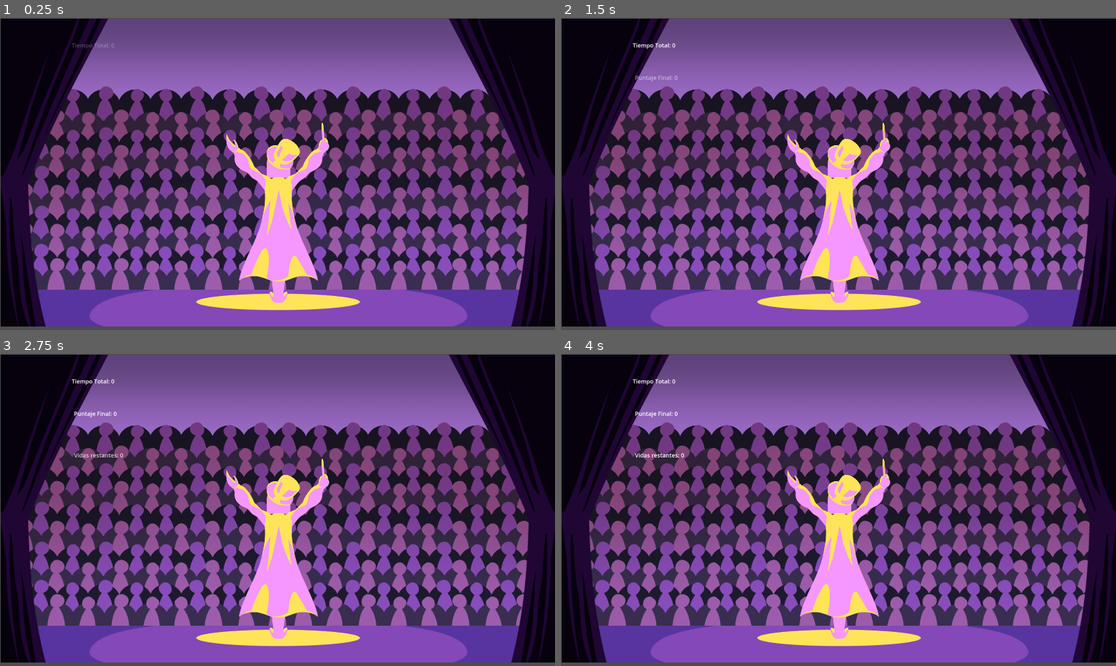
Above: before the commit, frames 1-4 (two rows, left to right).
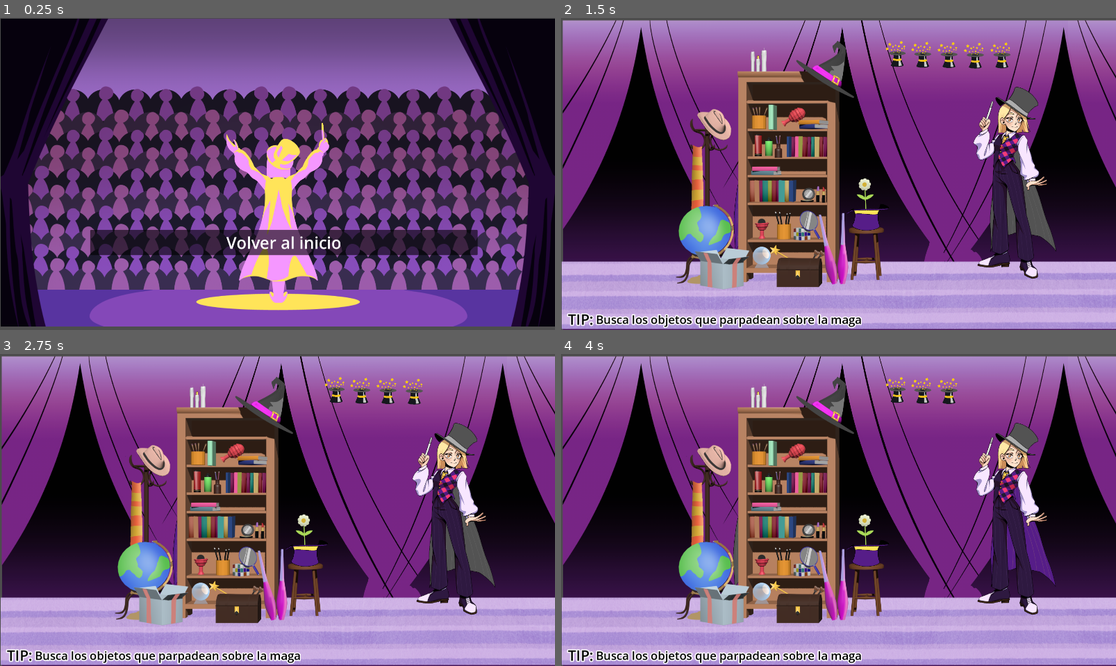
Above: after the commit, the same moments.

Repository: Duk3nd3/bjm2025
Game: Godot game, scene res://Escenas/ganaste.tscn
Two runs of this game, one before a commit and one after it. Both use one fixed random seed, a clock stepped at 60 frames per second and the inputs below. This scene is started directly instead of the project's main scene.
Inputs (mouse positions are in pixels of both pictures, inside the frame that each line leads up to):
- Up to frame 1 (0.25 s): no input
- Up to frame 2 (1.5 s): click (844, 242) at 0.5 s, where only the run after the commit has a clickable "Volver al inicio"; click (810, 211) at 1.25 s, where only the run after the commit has a clickable "JUGAR"
- Up to frame 3 (2.75 s): tap Enter at 2 s; move the mouse to (399, 494) at 2.02 s; click (399, 494) at 2.17 s
- Up to frame 4 (4 s): tap Space at 2.75 s; move the mouse to (727, 525) at 2.77 s; click (727, 525) at 2.92 s; tap Enter at 3.5 s; move the mouse to (894, 441) at 3.52 s; click (894, 441) at 3.67 s

The runs differ from the first frame. In frame 1, 5.7% of the frame differs, in the area x 13-87%, y 8-77%; in frame 2, 91%, in the area x 0-100%, y 0-100%; in frame 3, 91%; in frame 4, 91%.

Commit message:
Arreglos sobre las escenas ganaste y perdiste

Diff:
--- a/point-and-click/Escenas/Perdiste.tscn
+++ b/point-and-click/Escenas/Perdiste.tscn
@@ -1,7 +1,13 @@
-[gd_scene load_steps=3 format=3 uid="uid://be2wrmqm4l5xo"]
+[gd_scene load_steps=4 format=3 uid="uid://be2wrmqm4l5xo"]
 
 [ext_resource type="Script" uid="uid://bwxmxc0gwjmow" path="res://Scripts/perdiste.gd" id="1_7jrqc"]
 [ext_resource type="Texture2D" uid="uid://brnfiiiyvhfja" path="res://Assets/FONDOS/FAILED/FONDO PERDER.png" id="2_7jrqc"]
+
+[sub_resource type="LabelSettings" id="LabelSettings_7jrqc"]
+font_size = 80
+font_color = Color(0, 0, 0, 1)
+outline_size = 20
+stacked_outline_count = 1
 
 [node name="Perdiste" type="Node2D"]
 position = Vector2(10, 0)
@@ -13,17 +19,26 @@
 texture = ExtResource("2_7jrqc")
 
 [node name="Label" type="Label" parent="Derrota"]
-offset_left = -248.0
-offset_top = -88.0
-offset_right = 262.0
-offset_bottom = 36.0
-theme_override_font_sizes/font_size = 90
-text = "PERDISTE =("
+offset_left = -393.0
+offset_top = -253.29282
+offset_right = 426.0
+offset_bottom = -129.29282
+theme_override_colors/font_color = Color(1, 1, 1, 1)
+theme_override_colors/font_outline_color = Color(0, 0, 0, 1)
+theme_override_constants/outline_size = 40
+theme_override_font_sizes/font_size = 101
+text = "TU PUBLICO SE HA IDO"
+label_settings = SubResource("LabelSettings_7jrqc")
+horizontal_alignment = 1
 
 [node name="Button_Volver" type="Button" parent="."]
-visible = false
-offset_left = 1088.0
-offset_top = 32.0
-offset_right = 1125.0
-offset_bottom = 65.0
-text = "II"
+offset_left = 750.0
+offset_top = 999.0
+offset_right = 1167.0
+offset_bottom = 1072.0
+theme_override_colors/font_hover_color = Color(0, 0, 0, 1)
+theme_override_colors/font_outline_color = Color(0, 0, 0, 1)
+theme_override_font_sizes/font_size = 50
+toggle_mode = true
+action_mode = 0
+text = "VOLVER A JUGAR"
--- a/point-and-click/Escenas/gameplay.tscn
+++ b/point-and-click/Escenas/gameplay.tscn
@@ -126,3 +126,25 @@
 position = Vector2(1132, -44.999924)
 scale = Vector2(0.2, 0.2)
 texture = ExtResource("8_suyv4")
+
+[node name="tip" type="Label" parent="."]
+offset_left = -364.0
+offset_top = 794.0
+offset_right = 757.0
+offset_bottom = 846.0
+theme_override_colors/font_color = Color(0, 0, 0, 1)
+theme_override_colors/font_outline_color = Color(1, 1, 1, 1)
+theme_override_constants/outline_size = 15
+theme_override_font_sizes/font_size = 50
+text = "TIP: "
+
+[node name="frase" type="Label" parent="."]
+offset_left = -267.0
+offset_top = 802.0
+offset_right = 773.0
+offset_bottom = 854.0
+theme_override_colors/font_color = Color(0, 0, 0, 1)
+theme_override_colors/font_outline_color = Color(1, 1, 1, 1)
+theme_override_constants/outline_size = 15
+theme_override_font_sizes/font_size = 40
+text = "Busca los objetos que parpadean sobre la maga"
--- a/point-and-click/Escenas/ganaste.tscn
+++ b/point-and-click/Escenas/ganaste.tscn
@@ -3,7 +3,9 @@
 [ext_resource type="Script" uid="uid://d1o657genxv7l" path="res://Scripts/ganaste.gd" id="1_y31e3"]
 [ext_resource type="Texture2D" uid="uid://elgu0inpypll" path="res://Assets/FONDOS/WIN/FONDO GANAR.png" id="2_y31e3"]
 
-[node name="Ganaste" type="Node2D"]
+[node name="Ganaste" type="Control"]
+layout_mode = 3
+anchors_preset = 0
 script = ExtResource("1_y31e3")
 
 [node name="Victoria" type="Sprite2D" parent="."]
@@ -11,37 +13,62 @@
 scale = Vector2(1, 0.987)
 texture = ExtResource("2_y31e3")
 
-[node name="Button_Volver" type="Button" parent="."]
-visible = false
-offset_left = 1088.0
-offset_top = 32.0
-offset_right = 1125.0
-offset_bottom = 65.0
-text = "II"
+[node name="ContenedorPrincipal" type="VBoxContainer" parent="."]
+layout_mode = 1
+anchors_preset = 8
+anchor_left = 0.5
+anchor_top = 0.5
+anchor_right = 0.5
+anchor_bottom = 0.5
+offset_left = 384.0
+offset_top = 207.99997
+offset_right = 1421.0
+offset_bottom = 809.0
+grow_horizontal = 2
+grow_vertical = 2
+scale = Vector2(1.1349325, 1.1349325)
 
-[node name="TiempoLabel" type="Label" parent="."]
-offset_left = 248.0
-offset_top = 80.0
-offset_right = 320.0
-offset_bottom = 128.0
-theme_override_font_sizes/font_size = 20
+[node name="TituloLabel" type="Label" parent="ContenedorPrincipal"]
+layout_mode = 2
+theme_override_colors/font_color = Color(1, 1, 1, 1)
+theme_override_colors/font_outline_color = Color(0, 0, 0, 1)
+theme_override_constants/outline_size = 40
+theme_override_font_sizes/font_size = 101
+text = "¡FELICIDADES, GANASTE!"
+
+[node name="TiempoLabel" type="Label" parent="ContenedorPrincipal"]
+layout_mode = 2
+theme_override_colors/font_color = Color(1, 1, 1, 1)
+theme_override_colors/font_outline_color = Color(0, 0, 0, 1)
+theme_override_constants/outline_size = 40
+theme_override_font_sizes/font_size = 75
 text = "1ro"
 horizontal_alignment = 1
 
-[node name="PuntajeLabel" type="Label" parent="."]
-offset_left = 256.0
-offset_top = 192.0
-offset_right = 320.0
-offset_bottom = 256.0
-theme_override_font_sizes/font_size = 20
+[node name="PuntajeLabel" type="Label" parent="ContenedorPrincipal"]
+layout_mode = 2
+theme_override_colors/font_color = Color(1, 1, 1, 1)
+theme_override_colors/font_outline_color = Color(0, 0, 0, 1)
+theme_override_constants/outline_size = 40
+theme_override_font_sizes/font_size = 75
 text = "2do"
 horizontal_alignment = 1
 
-[node name="VidasLabel" type="Label" parent="."]
-offset_left = 256.0
-offset_top = 336.0
-offset_right = 320.0
-offset_bottom = 386.0
-theme_override_font_sizes/font_size = 20
+[node name="VidasLabel" type="Label" parent="ContenedorPrincipal"]
+layout_mode = 2
+theme_override_colors/font_color = Color(1, 1, 1, 1)
+theme_override_colors/font_outline_color = Color(0, 0, 0, 1)
+theme_override_constants/outline_size = 40
+theme_override_font_sizes/font_size = 75
 text = "3ro"
 horizontal_alignment = 1
+
+[node name="Button_Volver" type="Button" parent="ContenedorPrincipal"]
+layout_mode = 2
+theme_override_colors/font_hover_color = Color(0, 0, 0, 1)
+theme_override_colors/font_outline_color = Color(0, 0, 0, 1)
+theme_override_font_sizes/font_size = 50
+toggle_mode = true
+button_pressed = true
+action_mode = 0
+text = "Volver al inicio"
--- a/point-and-click/Scripts/gameplay.gd
+++ b/point-and-click/Scripts/gameplay.gd
@@ -12,9 +12,7 @@
 @onready var lives_container: HBoxContainer = $LivesContainer
 var life_icons: Array[Sprite2D] = []
 
-# Referencias a las cortinas y al poster
-@onready var cortina_izquierda: Sprite2D = $CortinaIzquierda
-@onready var cortina_derecha: Sprite2D = $CortinaDerecha
+# Referencia al poster
 @onready var poster_radagast: Sprite2D = $PosterRadagast
 
 #VARIABLES DE ESTADO DEL JUEGO
@@ -26,17 +24,20 @@
 func _ready():
 	print("Juego iniciado. Tenes 5 vidas.")
 
-	# Preparamos el poster para que aparezca con un efecto de desvanecimiento
+	#Agregamos una comprobacion de seguridad
 	if poster_radagast:
-		poster_radagast.modulate.a = 0.0 # Lo hacemos completamente transparente
-		poster_radagast.visible = true
+		#Preparamos el poster para que aparezca con un efecto de desvanecimiento
+		poster_radagast.modulate.a = 0.0 #Lo hacemos completamente transparente
+		poster_radagast.visible = true #Lo hacemos visible pero invisible (necesario para el tween)
+	else:
+		print("OJO!: El nodo PosterRadagast no fue encontrado en la escena.")
 
 	life_icons.clear()
 	for child in lives_container.get_children():
 		if child is Sprite2D:
 			life_icons.append(child)
 		else:
-			print("ADVERTENCIA: Se encontro un nodo que no es Sprite2D en LivesContainer: ", child.name)
+			print("OJO!: Se encontro un nodo que no es Sprite2D en LivesContainer: ", child.name)
 
 	swap_pairs = [
 		{"main_sprite": galeraColor, "gray_sprite": galeraGris, "can_swap": true},
@@ -49,40 +50,6 @@
 func _process(delta):
 	time += delta
 
-# --- NUEVA FUNCIÓN AUXILIAR PARA DETECCIÓN PRECISA ---
-# Comprueba si un clic del mouse cayó sobre un píxel no transparente de un sprite
-func _is_click_on_sprite(sprite: Sprite2D, mouse_pos: Vector2) -> bool:
-	# 1. Obtenemos la textura del sprite
-	var texture = sprite.texture
-	if not texture:
-		return false # Si no tiene textura, no se puede hacer clic
-
-	# 2. Convertimos la posición global del mouse a coordenadas locales del sprite
-	var local_pos = sprite.to_local(mouse_pos)
-
-	# 3. Obtenemos el rectángulo del sprite para comprobar los límites
-	var rect = sprite.get_rect()
-
-	# 4. Si el clic está fuera del rectángulo del sprite, devolvemos falso
-	if not rect.has_point(local_pos):
-		return false
-
-	# 5. Obtenemos la imagen de la textura
-	var image = texture.get_image()
-
-	# 6. Convertimos las coordenadas locales a coordenadas de píxel en la imagen
-	var pixel_coords = Vector2i(
-		int(local_pos.x / rect.size.x * image.get_width()),
-		int(local_pos.y / rect.size.y * image.get_height())
-	)
-
-	# 7. Obtenemos el color del píxel en esas coordenadas
-	var pixel_color = image.get_pixel(pixel_coords.x, pixel_coords.y)
-
-	# 8. Devolvemos verdadero solo si el píxel no es transparente (alfa > 0)
-	return pixel_color.a > 0.1 # Usamos un pequeño umbral por si acaso
-
-# --- FUNCIÓN _unhandled_input MODIFICADA ---
 func _unhandled_input(event):
 	if event is InputEventMouseButton and event.pressed and event.button_index == MOUSE_BUTTON_LEFT:
 
@@ -90,8 +57,10 @@
 		var hit_detected = false
 
 		for pair in swap_pairs:
-			# MODIFICADO: Usamos nuestra nueva función de detección precisa
-			if _is_click_on_sprite(pair.main_sprite, mouse_pos):
+			var main_rect = pair.main_sprite.get_rect()
+			main_rect.position += pair.main_sprite.global_position
+
+			if main_rect.has_point(mouse_pos):
 				hit_detected = true
 
 				if pair.can_swap:
@@ -118,9 +87,7 @@
 			print("ERRASTE! Perdes una vida.")
 			lose_a_life()
 
-# --- El resto de tu código se queda igual ---
-
-# --- LÓGICA DE VICTORIA CON ANIMACIÓN DE CORTINAS ---
+#LOGICA DE VICTORIA CON AWAIT
 func check_victory_condition():
 	var has_won = true
 	for pair in swap_pairs:
@@ -129,9 +96,12 @@
 			break
 
 	if has_won:
-		print("¡FELICIDADES, GANASTE!")
+		print("FELICIDADES, GANASTE!")
+
+		# 1.Apagamos el procesamiento de input
 		set_process_unhandled_input(false)
 
+		# 2.Calculamos la puntuacion final como antes
 		var bonus = 0
 		match lives:
 			5: bonus = 500
@@ -145,36 +115,38 @@
 		print("Bonus de ", bonus, " puntos por terminar con ", lives, " vidas.")
 		print("Puntuacion final: ", score)
 
+		# 3.Guardamos los datos para la pantalla final
 		TimerData.tiempo_total = time
 		TimerData.lives = lives
 		TimerData.score = score
 
+		# 4.Iniciamos la secuencia de victoria con pausas
 		await victory_sequence()
 
+#SECUENCIA DE VICTORIA
 func victory_sequence():
+	#Pausa el juego por 2 segundos
 	await get_tree().create_timer(2.0).timeout
-	print("Han pasado 2 segundos. Abriendo cortinas...")
+	print("Pasaron 2 segundos. Mostrando poster...")
 
-	open_curtains()
-	show_victory_poster()
+	#Agregamos una comprobacion de seguridad
+	if poster_radagast:
+		#Muestra el poster con el efecto de desvanecimiento
+		show_victory_poster()
 
+	#Pausa el juego por 3 segundos mas (para un total de 5)
 	await get_tree().create_timer(3.0).timeout
-	print("Han pasado 5 segundos en total. Cambiando de escena...")
+	print("Pasaron 5 segundos en total. Cambiando de escena...")
 
+	#Cambia a la escena de victoria
 	get_tree().change_scene_to_file("res://Escenas/ganaste.tscn")
 
-func open_curtains():
-	if cortina_izquierda and cortina_derecha:
-		var tween = create_tween()
-		tween.parallel().tween_property(cortina_izquierda, "position:x", cortina_izquierda.position.x - 500, 1.5)
-		tween.parallel().tween_property(cortina_derecha, "position:x", cortina_derecha.position.x + 500, 1.5)
-	else:
-		print("ADVERTENCIA: No se encontraron los nodos de las cortinas para animar.")
-
+#Funcion que muestra el poster con una animacion
 func show_victory_poster():
-	if poster_radagast:
-		var tween = create_tween()
-		tween.tween_property(poster_radagast, "modulate:a", 1.0, 1.5)
+	#Creamos una animacion (Tween)
+	var tween = create_tween()
+	#Animamos la propiedad 'modulate:a' (transparencia) de 0 a 1 en 1.5 segundos
+	tween.tween_property(poster_radagast, "modulate:a", 1.0, 1.5)
 
 #FUNCIONES DEL SISTEMA DE VIDAS
 func lose_a_life():
--- a/point-and-click/Scripts/ganaste.gd
+++ b/point-and-click/Scripts/ganaste.gd
@@ -1,31 +1,46 @@
-extends Node2D
+extends Control
 
-@onready var labels = [$TiempoLabel,$PuntajeLabel,$VidasLabel]
-
+# Referencia al contenedor principal para poder acceder a sus hijos
+@onready var contenedor_principal: VBoxContainer = $ContenedorPrincipal
 
 func _ready():
+	# Obtenemos los datos que guardamos al ganar
 	var t = TimerData.tiempo_total
 	var s = TimerData.score
 	var v = TimerData.lives
 
-	$TiempoLabel.text= "Tiempo Total: %d" % t
-	$PuntajeLabel.text = "Puntaje Final: %d" % s
-	$VidasLabel.text = "Vidas restantes: %d" % v
+	# Buscamos los labels dentro del contenedor y les ponemos el texto
+	$ContenedorPrincipal/TituloLabel.text = "¡FELICIDADES, GANASTE!"
+	$ContenedorPrincipal/TiempoLabel.text = "Tiempo Total: %d segundos" % t
+	$ContenedorPrincipal/PuntajeLabel.text = "Puntaje Final: %d" % s
+	$ContenedorPrincipal/VidasLabel.text = "Vidas restantes: %d" % v
 
-	fade_labels_sequentials(labels,1.0)
-	#$Label.text = "Ganaste!\nTiempo: %.2f s\nPuntaje: %.2f\nVidas Restantes: %.2f" % [t,s,v]
-	$Button_Volver.pressed.connect(_on_volver_pressed)
+	# Conectamos la señal del boton para que vuelva al menu
+	$ContenedorPrincipal/Button_Volver.pressed.connect(_on_volver_pressed)
 
-func fade_labels_sequentials(label_list,fade_time: float):
-	for l in label_list:
-		l.modulate.a = 0.0
-		start_fade_sequence(label_list,fade_time)
+	# Iniciamos la animacion de desvanecimiento
+	fade_in_all_labels()
 
-func start_fade_sequence(label_list,fade_time) ->void:
-	for lbl in label_list:
-		var tween = get_tree().create_tween()
-		tween.tween_property(lbl,"modulate:a",1.0, fade_time)
-		await tween.finished
+# Funcion que hace el efecto de desvanecimiento en todos los labels
+func fade_in_all_labels():
+	# Primero los dejamos invisibles
+	for label in contenedor_principal.get_children():
+		if label is Label:
+			label.modulate.a = 0.0
 
+	# Esperamos un poquito antes de empezar la animacion
+	await get_tree().create_timer(0.5).timeout
+
+	# Creamos una animacion (Tween)
+	var tween = create_tween()
+
+	# Animamos todos los labels a la vez para que aparezcan juntos
+	for label in contenedor_principal.get_children():
+		if label is Label:
+			# Usamos tween.set_parallel() para que todas las animaciones pasen a la vez
+			tween.set_parallel().tween_property(label, "modulate:a", 1.0, 1.0)
+
+# Funcion que se ejecuta al apretar el boton de volver
 func _on_volver_pressed():
+	print("Volviendo al menu principal...")
 	get_tree().change_scene_to_file("res://Escenas/MenuInicial.tscn")
--- a/point-and-click/project.godot
+++ b/point-and-click/project.godot
@@ -27,3 +27,7 @@
 [editor]
 
 movie_writer/movie_file="C:/Users/RoCso/Desktop/GameJam 2025/bjm2025/primeras_pruebas.avi"
+
+[gui]
+
+theme/custom_font="uid://ch8byp0s02141"
Binary file removed: point-and-click/Escenas/FONDO PERDER.png
Binary file added: point-and-click/Fonts/Ageta Chubby Italic Demo.otf
Binary file added: point-and-click/Fonts/From Cartoon Blocks.ttf
Not shown, added: point-and-click/Fonts/ReadMe.txt
Not shown, added: point-and-click/Fonts/Read_Me_First.txt
Binary file added: point-and-click/Fonts/VintageOne.ttf
Binary file added: point-and-click/Fonts/ageta_1024.png
Not shown, added: point-and-click/Fonts/From Cartoon Blocks.rtf
